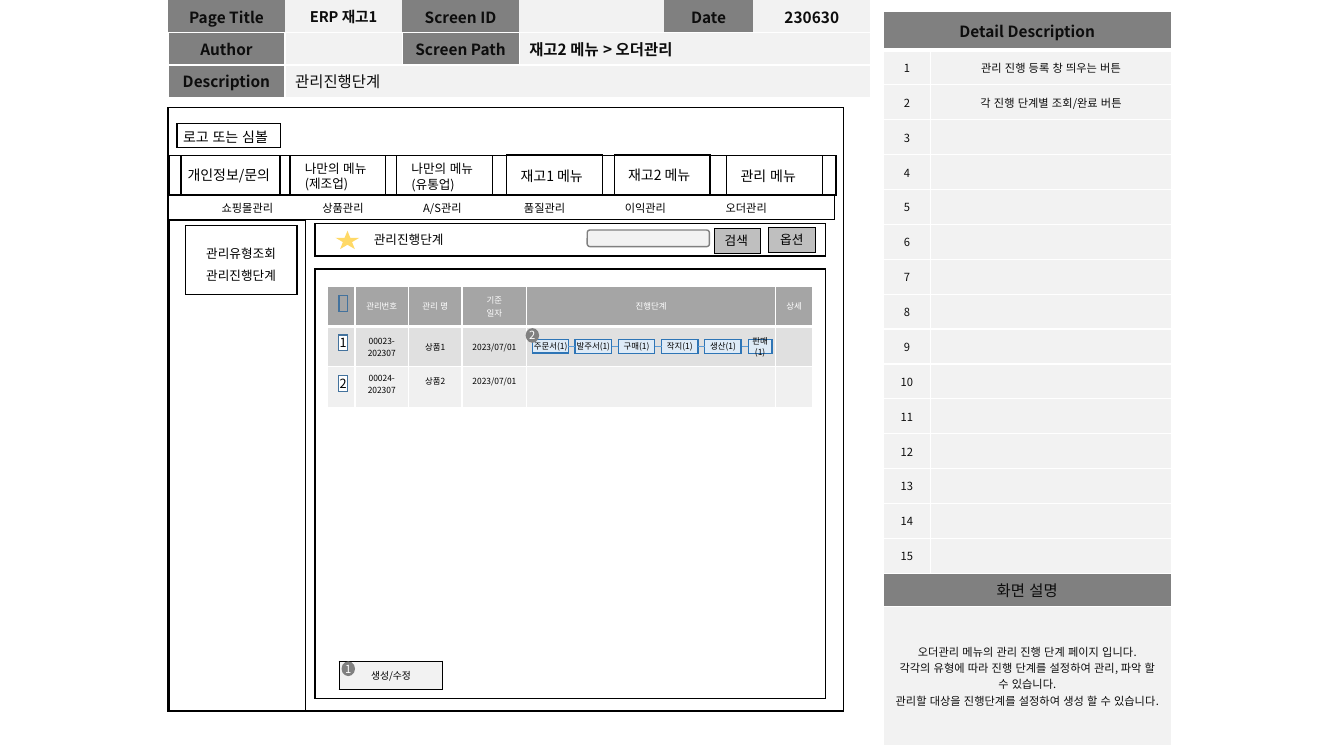
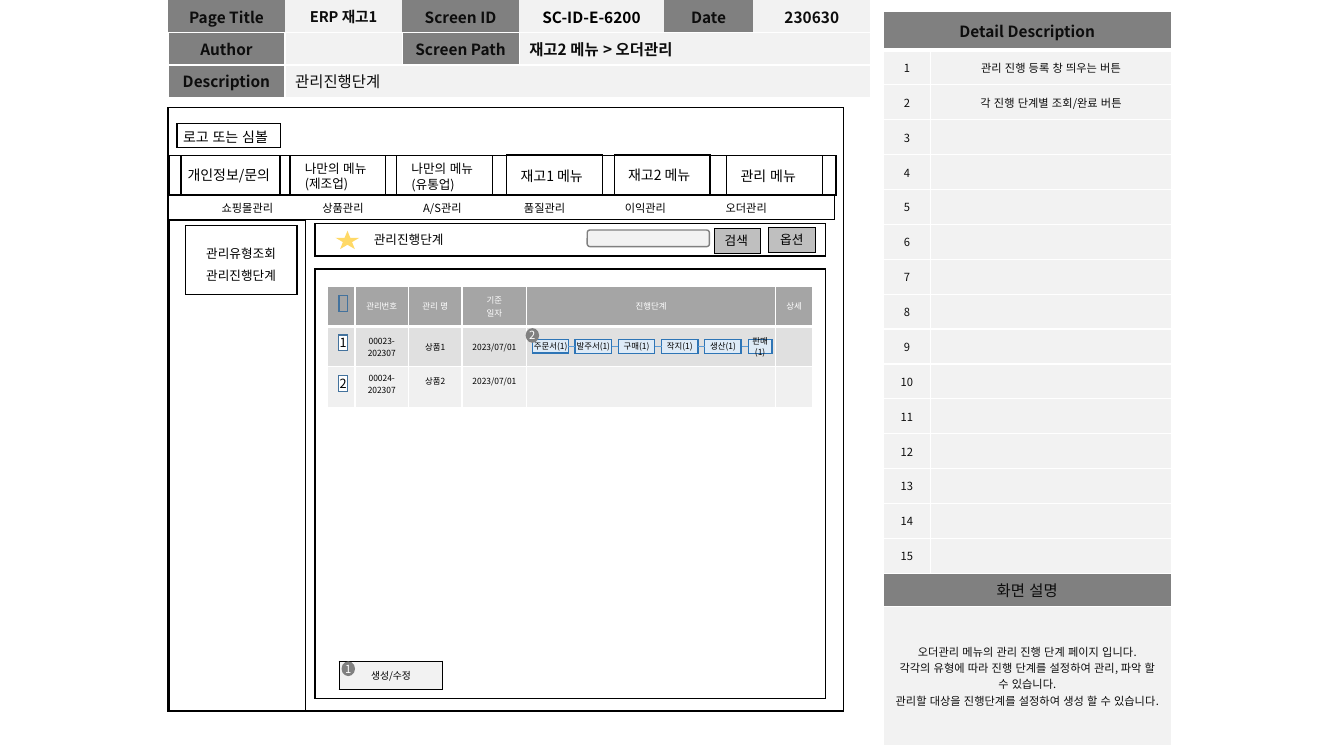
Before and after one commit to dw-final-project/dwFinal, a slide deck: slide 24 of 프로젝트 관련 자료/재고 2(김민준).pptx. Drawn at 1344x756 pixels with LibreOffice and Linux fonts; fonts in the diff are those of the drawing. Boxes give left, top, right and bottom in pixels: in the first picture for what was removed or moved away, otherwise in the second. Text is boxed around its words. In the diff, an @@ line names an element or a change of style, - is before the commit and + after.

```diff
--- a/프로젝트 관련 자료/재고 2(김민준).pptx
+++ b/프로젝트 관련 자료/재고 2(김민준).pptx
@@ table at box(168, 0, 871, 96) @@
-row 1, column 4: 
+row 1, column 4: SC-ID-E-6200
```
Also in this commit, not shown: 22 other slides changed.
